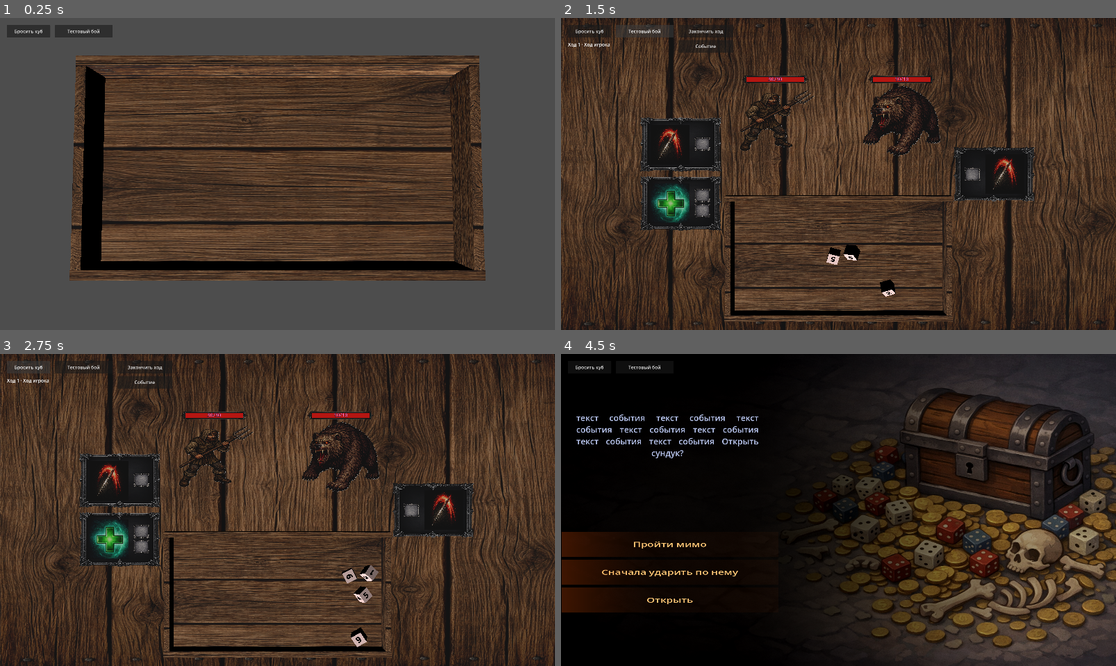
Above: before the commit, frames 1-4 (two rows, left to right).
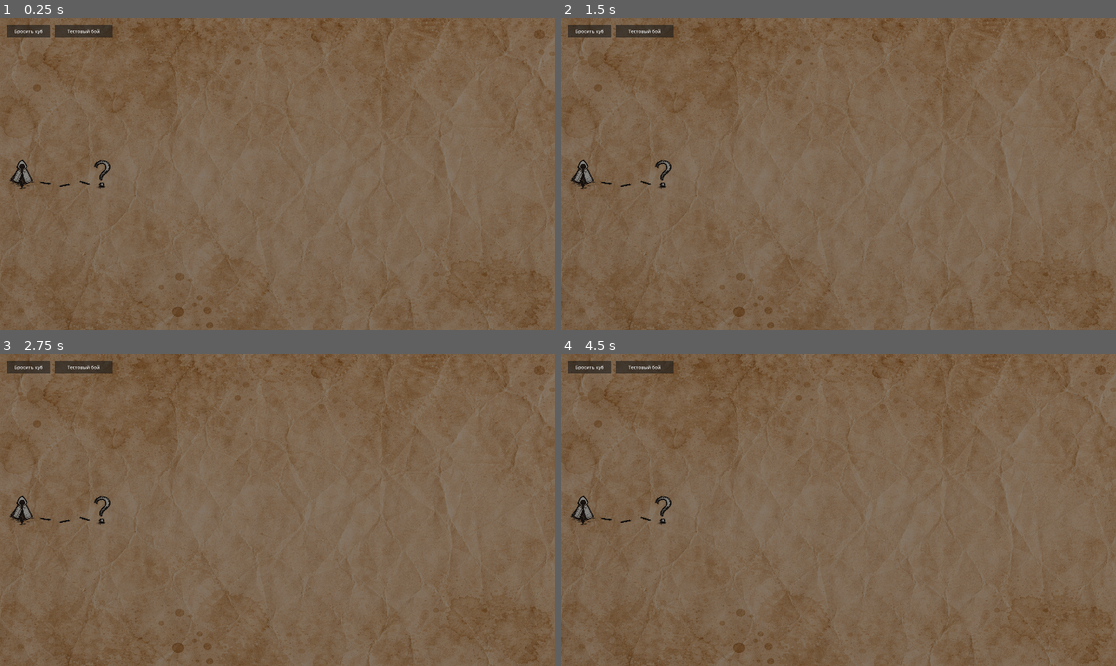
Above: after the commit, the same moments.

Repository: olegbogai-web/dicegame
Game: Godot game, scene res://scenes/global_map_room.tscn
The game is run twice, just before and just after one commit, with the same random seed, the same clock (stepped at 60 frames per second) and the same inputs. Before the commit the project starts from res://scenes/board.tscn.
Inputs (mouse positions are in pixels of both pictures, inside the frame that each line leads up to):
- Up to frame 1 (0.25 s): no input
- Up to frame 2 (1.5 s): click "Бросить куб" at 0.5 s; click "Тестовый бой" at 1.25 s
- Up to frame 3 (2.75 s): click "Бросить куб" at 2 s
- Up to frame 4 (4.5 s): click "Тестовый бой" at 2.75 s; click (705, 366) at 3.5 s, where only the run before the commit has a clickable "Закончить ход"; click (705, 382) at 4.25 s, where only the run before the commit has a clickable "Событие"

The runs differ from the first frame. In frame 1, 94% of the frame differs, in the area x 0-100%, y 0-100%; in frame 2, 93%; in frame 3, 93%; in frame 4, 97%.

Commit message:
Refine map interaction: hover highlight and dash cleanup

Diff:
--- /dev/null
+++ b/content/global_map/global_map_room.gd
@@ -0,0 +1,27 @@
+extends Node3D
+class_name GlobalMapRoom
+
+const GlobalMapFlowOrchestrator = preload("res://content/global_map/runtime/global_map_flow_orchestrator.gd")
+
+@onready var _camera: Camera3D = $camera_map
+@onready var _hero_icon: MeshInstance3D = $hero_icon
+@onready var _event_icon: MeshInstance3D = $event_icon
+@onready var _dash: MeshInstance3D = $dash
+@onready var _dash2: MeshInstance3D = $dash2
+@onready var _dash3: MeshInstance3D = $dash3
+
+var _flow_orchestrator := GlobalMapFlowOrchestrator.new()
+
+
+func _ready() -> void:
+	if _camera != null:
+		_camera.current = true
+	_flow_orchestrator.configure(self, _camera, _hero_icon, _event_icon, [_dash, _dash2, _dash3])
+
+
+func _process(delta: float) -> void:
+	_flow_orchestrator.process(delta)
+
+
+func _unhandled_input(event: InputEvent) -> void:
+	_flow_orchestrator.handle_input(event)
--- /dev/null
+++ b/content/global_map/presentation/global_map_event_icon_presenter.gd
@@ -0,0 +1,39 @@
+extends RefCounted
+class_name GlobalMapEventIconPresenter
+
+var _event_icon: Node3D
+var _material: StandardMaterial3D
+var _base_color := Color.WHITE
+
+
+func configure(event_icon: Node3D) -> void:
+	_event_icon = event_icon
+	if not _event_icon is MeshInstance3D:
+		return
+	var mesh_icon := _event_icon as MeshInstance3D
+	var source_material := mesh_icon.material_override as StandardMaterial3D
+	if source_material == null:
+		return
+	_material = source_material.duplicate() as StandardMaterial3D
+	mesh_icon.material_override = _material
+	_base_color = _material.albedo_color
+	_set_highlight(false)
+
+
+func hide() -> void:
+	if _event_icon == null:
+		return
+	_event_icon.visible = false
+
+
+func set_hovered(is_hovered: bool) -> void:
+	_set_highlight(is_hovered)
+
+
+func _set_highlight(is_hovered: bool) -> void:
+	if _material == null:
+		return
+	_material.albedo_color = Color(1.0, 1.0, 1.0, 1.0) if is_hovered else _base_color
+	_material.emission_enabled = is_hovered
+	_material.emission = Color(1.0, 1.0, 1.0, 1.0)
+	_material.emission_energy_multiplier = 0.35 if is_hovered else 0.0
--- /dev/null
+++ b/content/global_map/presentation/global_map_fade_transition_presenter.gd
@@ -0,0 +1,33 @@
+extends RefCounted
+class_name GlobalMapFadeTransitionPresenter
+
+const FADE_DURATION := 0.5
+
+var _owner: Node
+var _overlay_layer: CanvasLayer
+var _overlay_rect: ColorRect
+
+
+func configure(owner: Node) -> void:
+	_owner = owner
+	if _owner == null:
+		return
+	_overlay_layer = CanvasLayer.new()
+	_overlay_layer.layer = 100
+	_overlay_layer.process_mode = Node.PROCESS_MODE_ALWAYS
+	_owner.add_child(_overlay_layer)
+
+	_overlay_rect = ColorRect.new()
+	_overlay_rect.color = Color(0.0, 0.0, 0.0, 0.0)
+	_overlay_rect.set_anchors_preset(Control.PRESET_FULL_RECT)
+	_overlay_layer.add_child(_overlay_rect)
+
+
+func play_fade_out() -> Signal:
+	if _owner == null:
+		return Signal()
+	if _overlay_rect == null:
+		return _owner.get_tree().process_frame
+	var tween := _owner.create_tween()
+	tween.tween_property(_overlay_rect, "color:a", 1.0, FADE_DURATION)
+	return tween.finished
--- /dev/null
+++ b/content/global_map/presentation/hero_icon_movement_controller.gd
@@ -0,0 +1,85 @@
+extends RefCounted
+class_name HeroIconMovementController
+
+const HERO_STRAIGHT_TEXTURE := preload("res://assets/global_map/hero_straight.png")
+const HERO_RIGHT_TEXTURE := preload("res://assets/global_map/hero_right.png")
+const HERO_BACK_TEXTURE := preload("res://assets/global_map/hero_back.png")
+
+const FORWARD_EPSILON := 0.02
+
+var _hero_icon: MeshInstance3D
+var _base_scale: Vector3
+var _material: StandardMaterial3D
+
+
+func configure(hero_icon: MeshInstance3D) -> void:
+	_hero_icon = hero_icon
+	if _hero_icon == null:
+		return
+	_base_scale = _hero_icon.scale
+	var source_material := _hero_icon.material_override as StandardMaterial3D
+	if source_material != null:
+		_material = source_material.duplicate() as StandardMaterial3D
+		_hero_icon.material_override = _material
+	_set_straight_sprite()
+
+
+func update_direction(from_point: Vector3, to_point: Vector3) -> void:
+	var direction := to_point - from_point
+	if absf(direction.z) > absf(direction.x):
+		if direction.z > FORWARD_EPSILON:
+			_set_straight_sprite()
+			_set_flip(false)
+			return
+		_set_back_sprite()
+		_set_flip(false)
+		return
+
+	_set_right_sprite()
+	if direction.x >= 0.0:
+		_set_flip(false)
+		return
+	_set_flip(true)
+
+
+func snap_to_idle() -> void:
+	_set_straight_sprite()
+	_set_flip(false)
+
+
+func set_world_position(world_position: Vector3) -> void:
+	if _hero_icon == null:
+		return
+	_hero_icon.global_position = world_position
+
+
+func get_world_position() -> Vector3:
+	if _hero_icon == null:
+		return Vector3.ZERO
+	return _hero_icon.global_position
+
+
+func _set_straight_sprite() -> void:
+	if _material == null:
+		return
+	_material.albedo_texture = HERO_STRAIGHT_TEXTURE
+
+
+func _set_right_sprite() -> void:
+	if _material == null:
+		return
+	_material.albedo_texture = HERO_RIGHT_TEXTURE
+
+
+func _set_back_sprite() -> void:
+	if _material == null:
+		return
+	_material.albedo_texture = HERO_BACK_TEXTURE
+
+
+func _set_flip(is_flipped: bool) -> void:
+	if _hero_icon == null:
+		return
+	var target_scale := _base_scale
+	target_scale.x = -absf(_base_scale.x) if is_flipped else absf(_base_scale.x)
+	_hero_icon.scale = target_scale
--- /dev/null
+++ b/content/global_map/runtime/global_map_flow_orchestrator.gd
@@ -0,0 +1,133 @@
+extends RefCounted
+class_name GlobalMapFlowOrchestrator
+
+const HeroIconMovementController = preload("res://content/global_map/presentation/hero_icon_movement_controller.gd")
+const GlobalMapFadeTransitionPresenter = preload("res://content/global_map/presentation/global_map_fade_transition_presenter.gd")
+const GlobalMapEventIconPresenter = preload("res://content/global_map/presentation/global_map_event_icon_presenter.gd")
+const GlobalMapRuntimeState = preload("res://content/global_map/runtime/global_map_runtime_state.gd")
+
+const EVENT_ROOM_SCENE_PATH := "res://scenes/event_room.tscn"
+const HERO_MOVE_SPEED := 9.5
+const EVENT_PICK_RADIUS := 55.0
+
+var _owner: Node3D
+var _camera: Camera3D
+var _event_icon: MeshInstance3D
+var _road_nodes: Array[Node3D] = []
+var _hero_movement := HeroIconMovementController.new()
+var _fade_presenter := GlobalMapFadeTransitionPresenter.new()
+var _event_presenter := GlobalMapEventIconPresenter.new()
+var _state := GlobalMapRuntimeState.new()
+var _path_points: Array[Vector3] = []
+var _path_index := 0
+var _is_event_hovered := false
+
+
+func configure(owner: Node3D, camera: Camera3D, hero_icon: MeshInstance3D, event_icon: MeshInstance3D, road_nodes: Array[Node3D]) -> void:
+	_owner = owner
+	_camera = camera
+	_event_icon = event_icon
+	_road_nodes = road_nodes.duplicate()
+	_hero_movement.configure(hero_icon)
+	_fade_presenter.configure(owner)
+	_event_presenter.configure(event_icon)
+	_build_path_points()
+
+
+func process(delta: float) -> void:
+	if _state.is_transition_in_progress:
+		return
+	if not _state.hero_move_started:
+		return
+	if _path_index >= _path_points.size():
+		return
+
+	var current_position := _hero_movement.get_world_position()
+	var target_position := _path_points[_path_index]
+	_hero_movement.update_direction(current_position, target_position)
+
+	var next_position := current_position.move_toward(target_position, HERO_MOVE_SPEED * delta)
+	_hero_movement.set_world_position(next_position)
+	if next_position.distance_to(target_position) <= 0.02:
+		_hide_passed_road_dash(_path_index)
+		_path_index += 1
+		if _path_index >= _path_points.size():
+			_on_event_reached()
+
+
+func handle_input(event: InputEvent) -> void:
+	if _state.is_transition_in_progress:
+		return
+	if _state.event_reached:
+		return
+	if _path_points.is_empty():
+		return
+	if event is InputEventMouseMotion:
+		var mouse_motion := event as InputEventMouseMotion
+		_update_event_hover(mouse_motion.position)
+		return
+	if not event is InputEventMouseButton:
+		return
+
+	var mouse_event := event as InputEventMouseButton
+	if not mouse_event.pressed or mouse_event.button_index != MOUSE_BUTTON_LEFT:
+		return
+
+	if not _is_event_icon_clicked(mouse_event.position):
+		return
+
+	_state.hero_move_started = true
+	_path_index = 0
+
+
+func _is_event_icon_clicked(mouse_position: Vector2) -> bool:
+	if _camera == null or _event_icon == null:
+		return false
+	if not _event_icon.visible:
+		return false
+	var projected := _camera.unproject_position(_event_icon.global_position)
+	return projected.distance_to(mouse_position) <= EVENT_PICK_RADIUS
+
+
+func _build_path_points() -> void:
+	_path_points.clear()
+	for road_node in _road_nodes:
+		if road_node == null:
+			continue
+		road_node.visible = true
+		_path_points.append(road_node.global_position)
+	if _event_icon != null:
+		_path_points.append(_event_icon.global_position)
+
+
+func _on_event_reached() -> void:
+	if _state.event_reached:
+		return
+	_state.event_reached = true
+	_state.is_transition_in_progress = true
+	await _play_enter_room_animation()
+	_owner.get_tree().change_scene_to_file(EVENT_ROOM_SCENE_PATH)
+
+
+func _play_enter_room_animation() -> void:
+	_event_presenter.set_hovered(false)
+	_hero_movement.snap_to_idle()
+	_event_presenter.hide()
+	await _fade_presenter.play_fade_out()
+
+
+func _hide_passed_road_dash(reached_path_index: int) -> void:
+	if reached_path_index < 0 or reached_path_index >= _road_nodes.size():
+		return
+	var road_node := _road_nodes[reached_path_index]
+	if road_node == null:
+		return
+	road_node.visible = false
+
+
+func _update_event_hover(mouse_position: Vector2) -> void:
+	var should_be_hovered := _is_event_icon_clicked(mouse_position)
+	if should_be_hovered == _is_event_hovered:
+		return
+	_is_event_hovered = should_be_hovered
+	_event_presenter.set_hovered(_is_event_hovered)
--- /dev/null
+++ b/content/global_map/runtime/global_map_runtime_state.gd
@@ -0,0 +1,6 @@
+extends RefCounted
+class_name GlobalMapRuntimeState
+
+var is_transition_in_progress := false
+var event_reached := false
+var hero_move_started := false
--- a/project.godot
+++ b/project.godot
@@ -11,7 +11,7 @@
 [application]
 
 config/name="dicegame"
-run/main_scene="res://scenes/board.tscn"
+run/main_scene="res://scenes/global_map_room.tscn"
 config/features=PackedStringArray("4.6", "Forward Plus")
 config/icon="res://icon.svg"
 
--- a/scenes/global_map_room.tscn
+++ b/scenes/global_map_room.tscn
@@ -5,6 +5,7 @@
 [ext_resource type="Texture2D" uid="uid://d3dobsnryhi6d" path="res://assets/global_map/dash.png" id="3_aqsb5"]
 [ext_resource type="Texture2D" uid="uid://pmb07bl5pnlo" path="res://assets/global_map/question_mark.png" id="4_f4nsl"]
 [ext_resource type="PackedScene" uid="uid://0ssqyi084mdh" path="res://scenes/board.tscn" id="5_isgup"]
+[ext_resource type="Script" path="res://content/global_map/global_map_room.gd" id="6_map_controller"]
 
 [sub_resource type="StandardMaterial3D" id="StandardMaterial3D_vux7t"]
 albedo_texture = ExtResource("1_7nkcx")
@@ -24,6 +25,7 @@
 albedo_texture = ExtResource("4_f4nsl")
 
 [node name="Node3D" type="Node3D" unique_id=1188740420]
+script = ExtResource("6_map_controller")
 
 [node name="background" type="MeshInstance3D" parent="." unique_id=1259952756]
 transform = Transform3D(16, 0, 0, 0, 1, 0, 0, 0, 9, -0.023618698, 0, 0)
